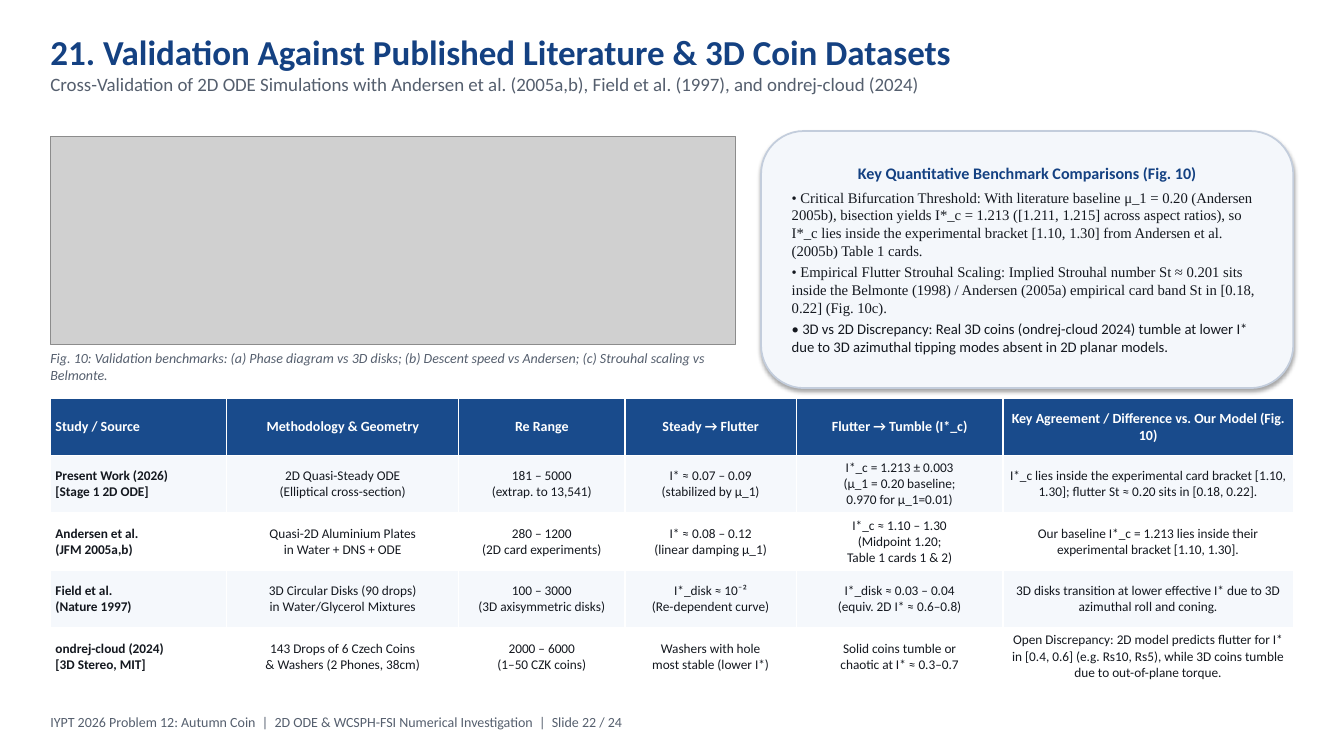
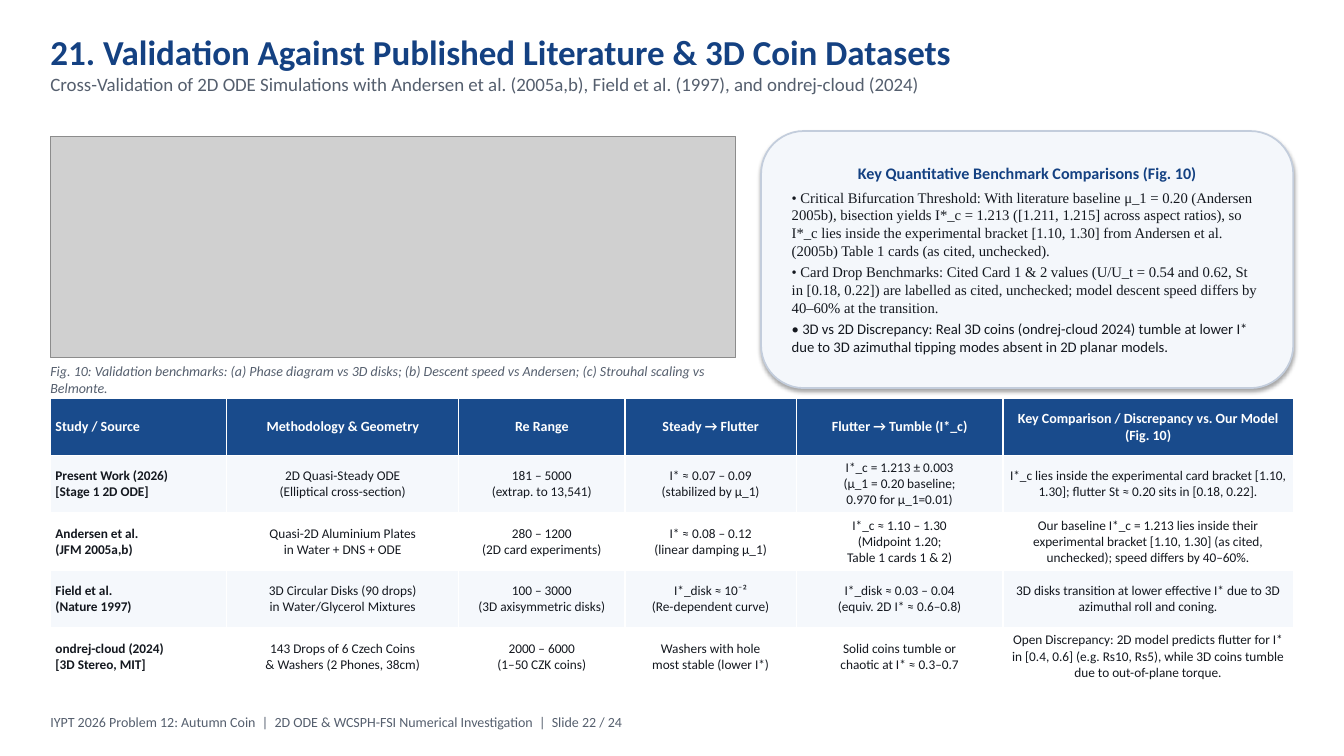
Before and after one commit to ayaanthelegend/Autumn-coin, a slide deck: slide 22 of Autumn_Coin_IYPT_2026.pptx. Drawn at 1344x756 pixels with LibreOffice and Linux fonts; fonts in the diff are those of the drawing; grey boxes stand for pictures. Boxes give left, top, right and bottom in pixels: in the first picture for what was removed or moved away, otherwise in the second. Text is boxed around its words. In the diff, an @@ line names an element or a change of style, - is before the commit and + after.

Commit message:
feat(sph-figures): integrate publication figures F01-F13, honest validation reporting, and citation fixes

```diff
--- a/Autumn_Coin_IYPT_2026.pptx
+++ b/Autumn_Coin_IYPT_2026.pptx
@@ picture: place and size @@
-picture at box(50, 136, 736, 345)
+picture at box(50, 136, 736, 358)
@@ text in rounded rectangle at box(792, 192, 1257, 313): text changed @@
-• Critical Bifurcation Threshold: With literature baseline μ_1 = 0.20 (Andersen 2005b), bisection yields I*_c = 1.213 ([1.211, 1.215] across aspect ratios), so I*_c lies inside the experimental bracket [1.10, 1.30] from Andersen et al. (2005b) Table 1 cards.
-• Empirical Flutter Strouhal Scaling: Implied Strouhal number St ≈ 0.201 sits inside the Belmonte (1998) / Andersen (2005a) empirical card band St in [0.18, 0.22] (Fig. 10c).
+• Critical Bifurcation Threshold: With literature baseline μ_1 = 0.20 (Andersen 2005b), bisection yields I*_c = 1.213 ([1.211, 1.215] across aspect ratios), so I*_c lies inside the experimental bracket [1.10, 1.30] from Andersen et al. (2005b) Table 1 cards (as cited, unchecked).
+• Card Drop Benchmarks: Cited Card 1 & 2 values (U/U_t = 0.54 and 0.62, St in [0.18, 0.22]) are labelled as cited, unchecked; model descent speed differs by 40–60% at the transition.
@@ text "Fig. 10: Validation benchmarks: (a) ...": place and size @@
-text "Fig. 10: Validation benchmarks: (a) ..." at box(50, 353, 705, 380)
+text "Fig. 10: Validation benchmarks: (a) ..." at box(50, 366, 705, 393)
@@ table at box(50, 398, 1294, 686) @@
-row 1, column 6: Key Agreement / Difference vs. Our Model (Fig. 10)
+row 1, column 6: Key Comparison / Discrepancy vs. Our Model (Fig. 10)
-row 3, column 6: Our baseline I*_c = 1.213 lies inside their experimental bracket [1.10, 1.30].
+row 3, column 6: Our baseline I*_c = 1.213 lies inside their experimental bracket [1.10, 1.30] (as cited, unchecked); speed differs by 40–60%.
```
Also in this commit, not shown: 8 other slides changed, 43 other files.
